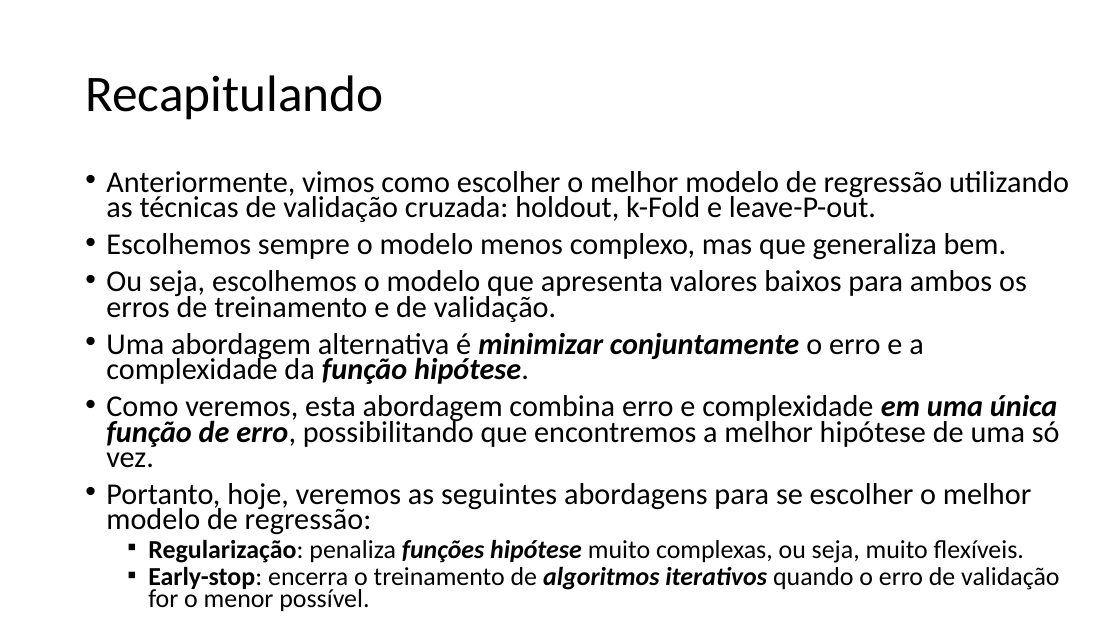
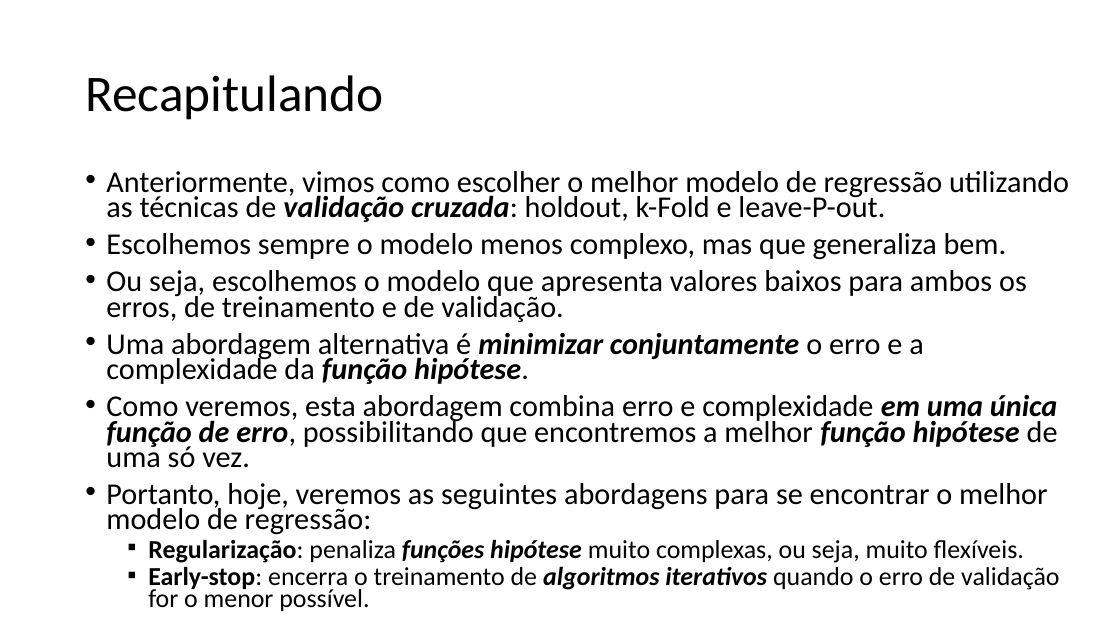
Before and after one commit to zz4fap/t319_aprendizado_de_maquina, a slide deck: slide 2 of slides/T319_Regressão_Linear (Parte VI).pptx. Drawn at 1120x630 pixels with LibreOffice and Linux fonts; fonts in the diff are those of the drawing. Boxes give left, top, right and bottom in pixels: in the first picture for what was removed or moved away, otherwise in the second. Text is boxed around its words. In the diff, an @@ line names an element or a change of style, - is before the commit and + after.

```diff
--- a/slides/T319_Regressão_Linear (Parte VI).pptx
+++ b/slides/T319_Regressão_Linear (Parte VI).pptx
@@ text at [106, 171, 1069, 222]: bold on, italic on in "validação cruzada:" @@
@@ text at [106, 270, 1027, 322]: text changed @@
-• Ou seja, escolhemos o modelo que apresenta valores baixos para ambos os erros de treinamento e de validação.
+• Ou seja, escolhemos o modelo que apresenta valores baixos para ambos os erros, de treinamento e de validação.
@@ text at [106, 395, 1058, 535]: text changed @@
-• Como veremos, esta abordagem combina erro e complexidade em uma única função de erro, possibilitando que encontremos a melhor hipótese de uma só vez.
-• Portanto, hoje, veremos as seguintes abordagens para se escolher o melhor modelo de regressão:
+• Como veremos, esta abordagem combina erro e complexidade em uma única função de erro, possibilitando que encontremos a melhor função hipótese de uma só vez.
+• Portanto, hoje, veremos as seguintes abordagens para se encontrar o melhor modelo de regressão:
```
Also in this commit, not shown: 8 other slides changed, 5 other files.
